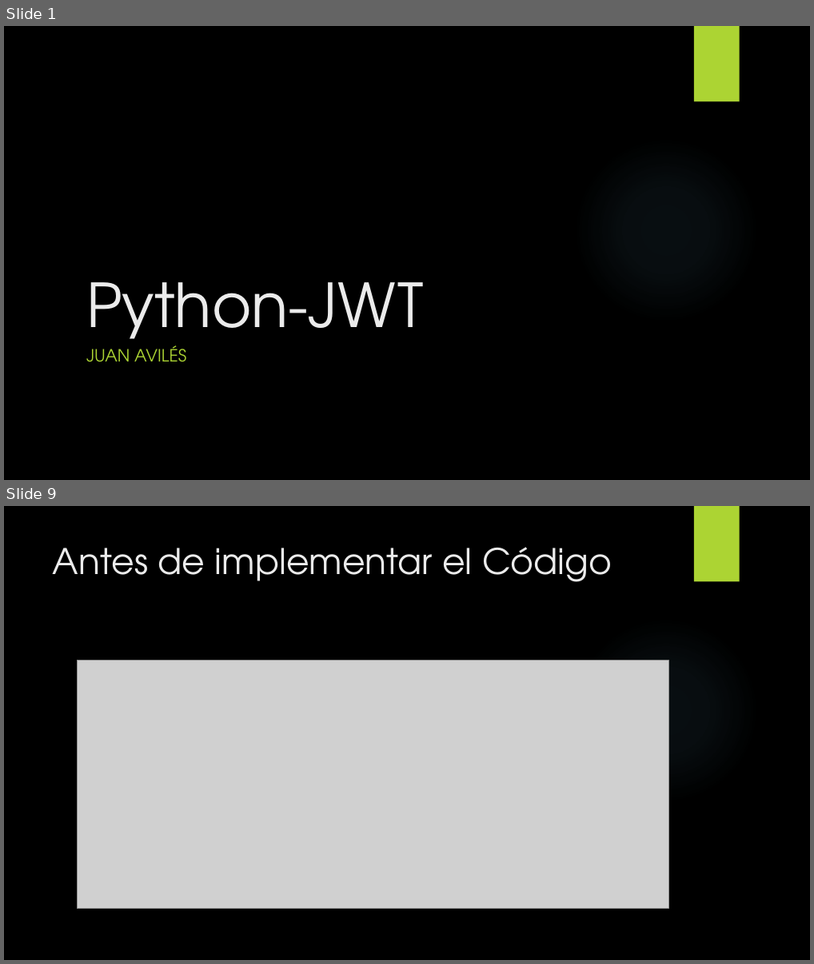
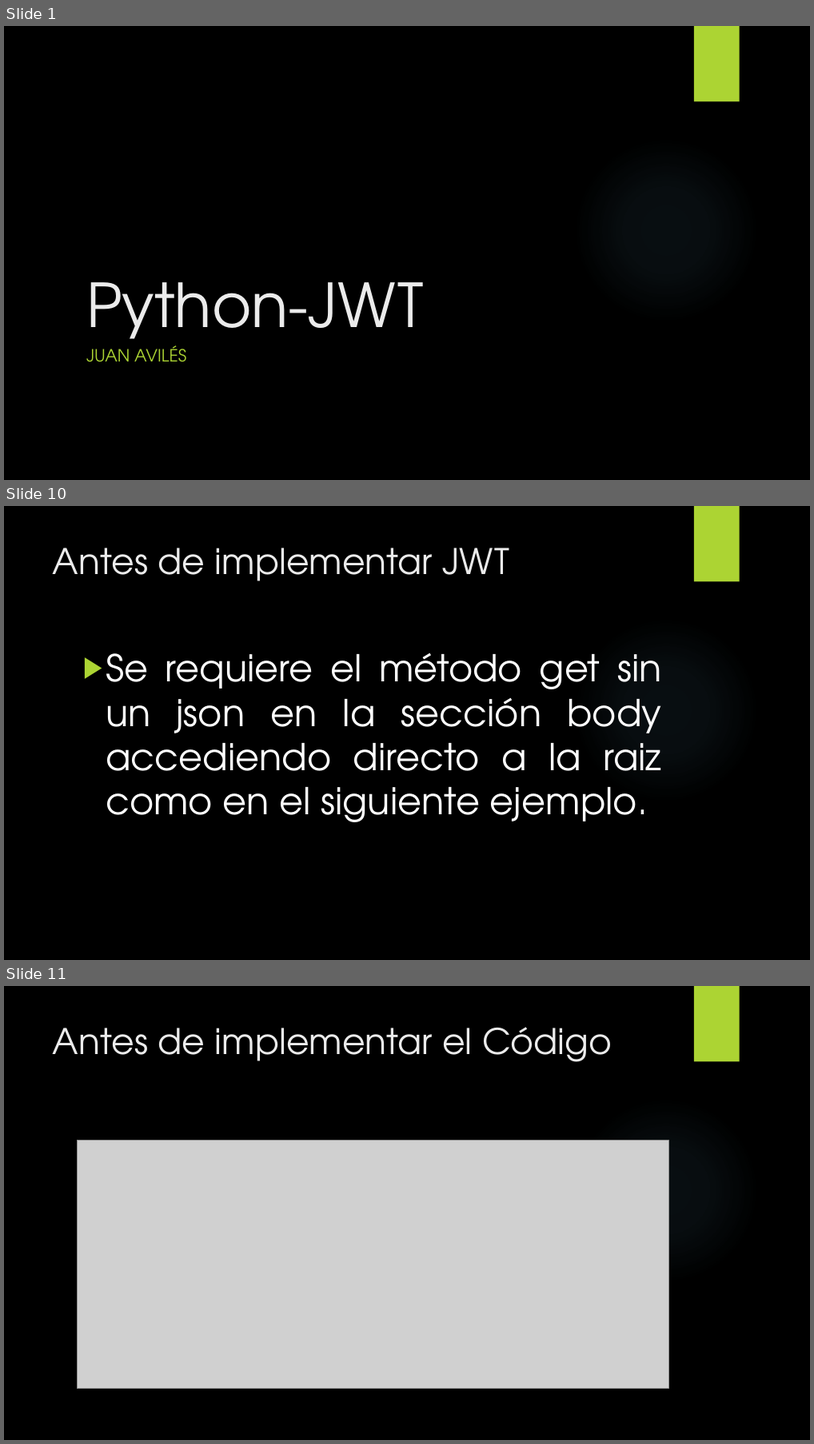
Before and after one commit to JuandresPUCE/Api_python_SQLite, a slide deck: Python-JWT.pptx. Shown one above the other, each under a label of ours: slides 1 and 9 before the commit, slides 1, 10 and 11 after it; the slides between them are not shown. The pictures are 814x964 and 814x1444 pixels, drawn with LibreOffice and Linux fonts; fonts in the diff are those of the drawing; grey boxes stand for pictures; background and template pictures are left out. Boxes give left, top, right and bottom in pixels: in the first picture for what was removed or moved away, otherwise in the second. Text is boxed around its words. In the diff, an @@ line names an element or a change of style, - is before the commit and + after.

```diff
--- a/Python-JWT.pptx
+++ b/Python-JWT.pptx
@@ slide 10 added at (4, 506, 810, 960), background picture (left out); not listed: 2 template elements that a slide beside it also shows @@
@@ title added at (53, 548, 510, 581), 42 pt, text #EBEBEB @@
+Antes de implementar JWT
@@ text added at (106, 653, 662, 822), 44 pt, text #FFFFFF @@
+▶ Se requiere el método get sin un json en la sección body accediendo directo a la raiz como en el siguiente ejemplo.
@@ what was slide 9 is now slide 11 @@
```
Also in this commit, not shown: 11 slides changed, 3 other slides added.
